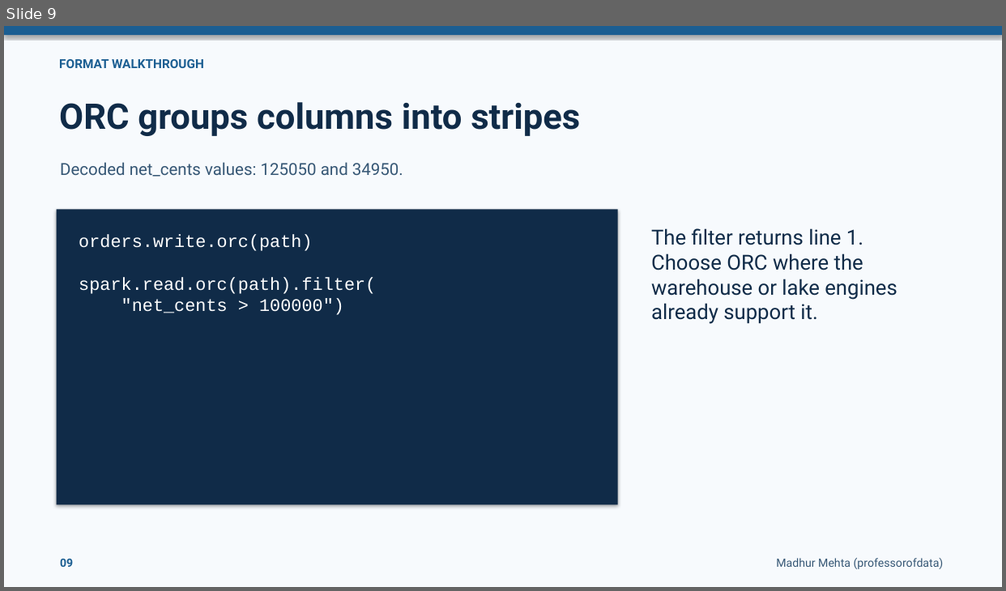
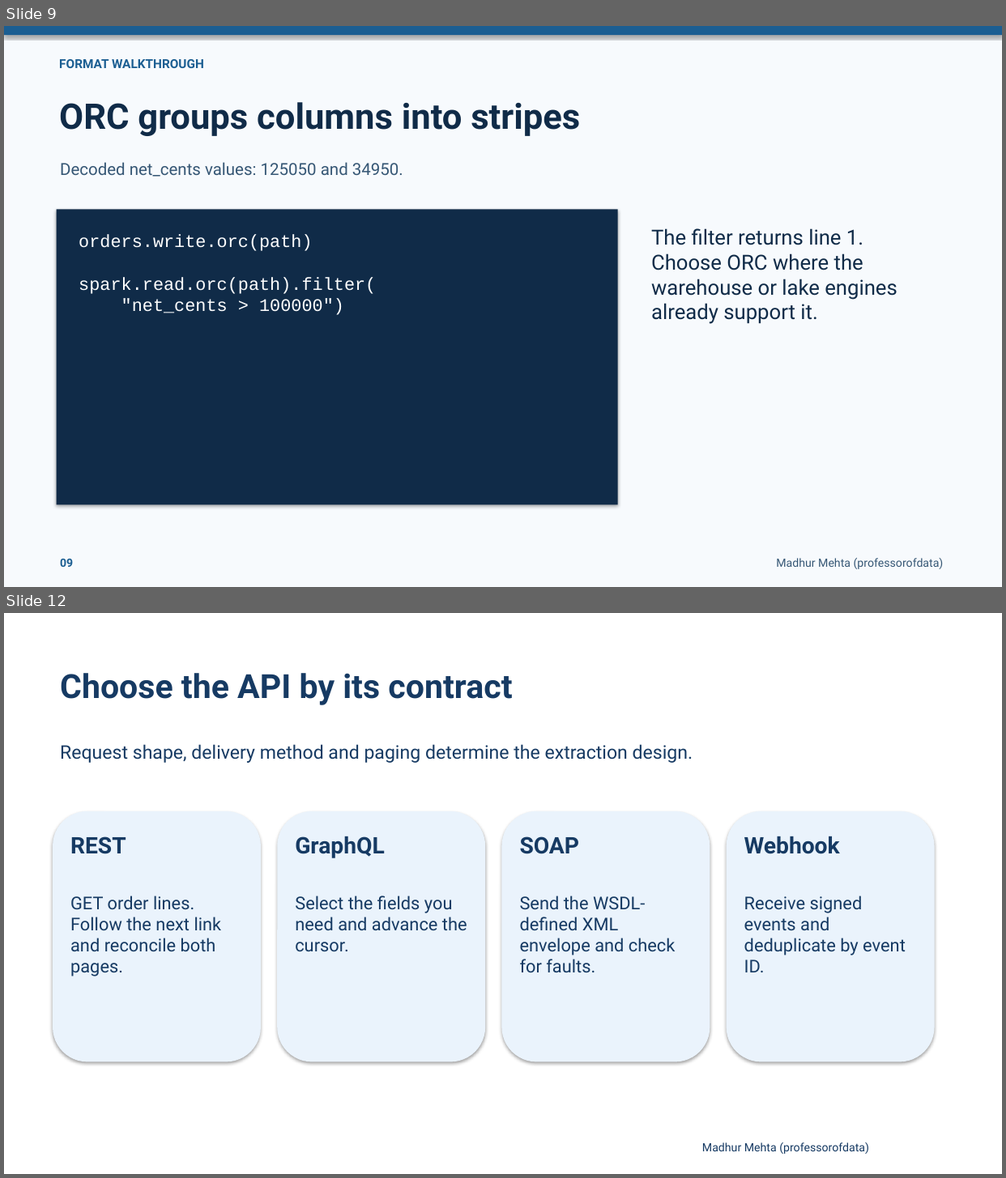
Before and after one commit to Techskills-Aus/azure-data-engineering, a slide deck: 01-data-engineering-foundations/03-data-sources-formats-and-apis/slides/Data Sources, Formats and APIs.pptx. Shown one above the other, each under a label of ours: slide 9 before the commit, slides 9 and 12 after it; the slides between them are not shown. The pictures are 1006x591 and 1006x1178 pixels, drawn with LibreOffice and Linux fonts; fonts in the diff are those of the drawing. Boxes give left, top, right and bottom in pixels: in the first picture for what was removed or moved away, otherwise in the second. Text is boxed around its words. In the diff, an @@ line names an element or a change of style, - is before the commit and + after.

Commit message:
Explain data lake table formats and API extraction in Day 03

```diff
--- a/01-data-engineering-foundations/03-data-sources-formats-and-apis/slides/Data Sources, Formats and APIs.pptx
+++ b/01-data-engineering-foundations/03-data-sources-formats-and-apis/slides/Data Sources, Formats and APIs.pptx
@@ slide 12 added at box(4, 613, 1002, 1174), background #FFFFFF @@
@@ text added at box(60, 673, 512, 705), 32 pt, text #163A63, bold @@
+Choose the API by its contract
@@ text added at box(60, 744, 693, 763), 18 pt, text #163A63 @@
+Request shape, delivery method and paging determine the extraction design.
@@ rounded rectangle added at box(53, 811, 261, 1063), fill #EAF3FC @@
@@ rounded rectangle added at box(277, 811, 485, 1063), fill #EAF3FC @@
@@ rounded rectangle added at box(502, 811, 710, 1063), fill #EAF3FC @@
@@ rounded rectangle added at box(727, 811, 935, 1063), fill #EAF3FC @@
@@ text added at box(70, 837, 126, 854), 22 pt, text #163A63, bold @@
+REST
@@ text added at box(295, 837, 385, 858), 22 pt, text #163A63, bold @@
+GraphQL
@@ text added at box(520, 837, 580, 854), 22 pt, text #163A63, bold @@
+SOAP
@@ text added at box(744, 837, 840, 854), 22 pt, text #163A63, bold @@
+Webhook
@@ text added at box(70, 896, 222, 977), 17 pt, text #163A63 @@
+GET order lines. Follow the next link and reconcile both pages.
@@ text added at box(295, 896, 467, 952), 17 pt, text #163A63 @@
+Select the fields you need and advance the cursor.
@@ text added at box(520, 896, 675, 973), 17 pt, text #163A63 @@
+Send the WSDL-defined XML envelope and check for faults.
@@ text added at box(744, 896, 906, 973), 17 pt, text #163A63 @@
+Receive signed events and deduplicate by event ID.
@@ text added at box(702, 1143, 869, 1154), 11 pt, text #163A63 @@
+Madhur Mehta (professorofdata)
```
Also in this commit, not shown: 4 slides changed, 2 other slides added, 2 other files.
